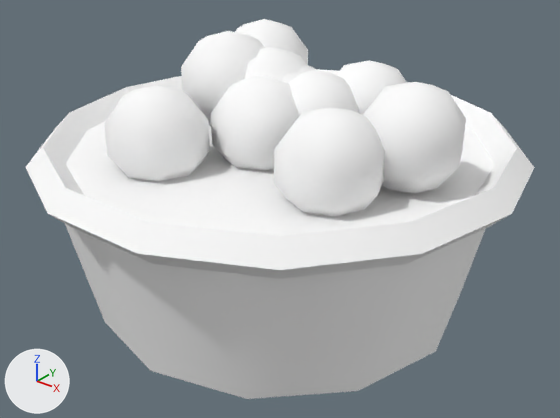
The Blender file art/env/basket_produce.blend, before and after one commit.
The view is the same before and after, from a camera (50 mm lens) standing at (1.003, -1.254, 0.983) and looking at (0.023, -0.029, 0.224). The lights are fixed; the arrows at lower left show +X, +Y and +Z. The picture after the commit comes second.

The first picture shows 'Basket'.
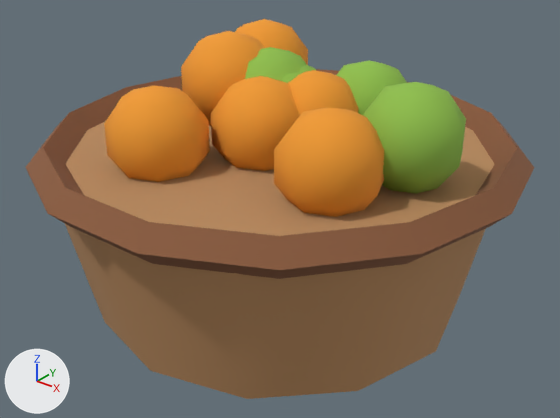
What changed in the scene script:
```text
Change mat_vk_vcol:
    where n0 = _N.new('ShaderNodeBsdfPrincipled'); n0.name = 'Principled BSDF'
    remove n0.inputs[0].default_value = (1.0, 1.0, 1.0, 1.0)  # 'Base Color', white #ffffff
    add n2 = _N.new('ShaderNodeVertexColor'); n2.name = 'Color Attribute'
    add n2.layer_name = 'Color'
    add _L.new(n2.outputs[0], n0.inputs[0])  # 'Color' to 'Base Color'
Change me_basket:
    where me_basket.from_pydata(...)  # 420 vertices, 470 faces; spans x -0.54..0.54, y -0.526..0.526, z 0.0..0.601
    used by ob_basket; location = (0.0, 0.0, 0.0)
    me_basket part 1: 470 kept faces spanning x -0.54..0.54, y -0.526..0.526, z 0.0..0.601 get new vertex colours
```

Where the change shows, as pixel boxes (x1, y1, x2, y2) in the pictures (560 x 418 px):
'Basket', recoloured, surface changed (darker): (26, 19, 535, 399) in both
